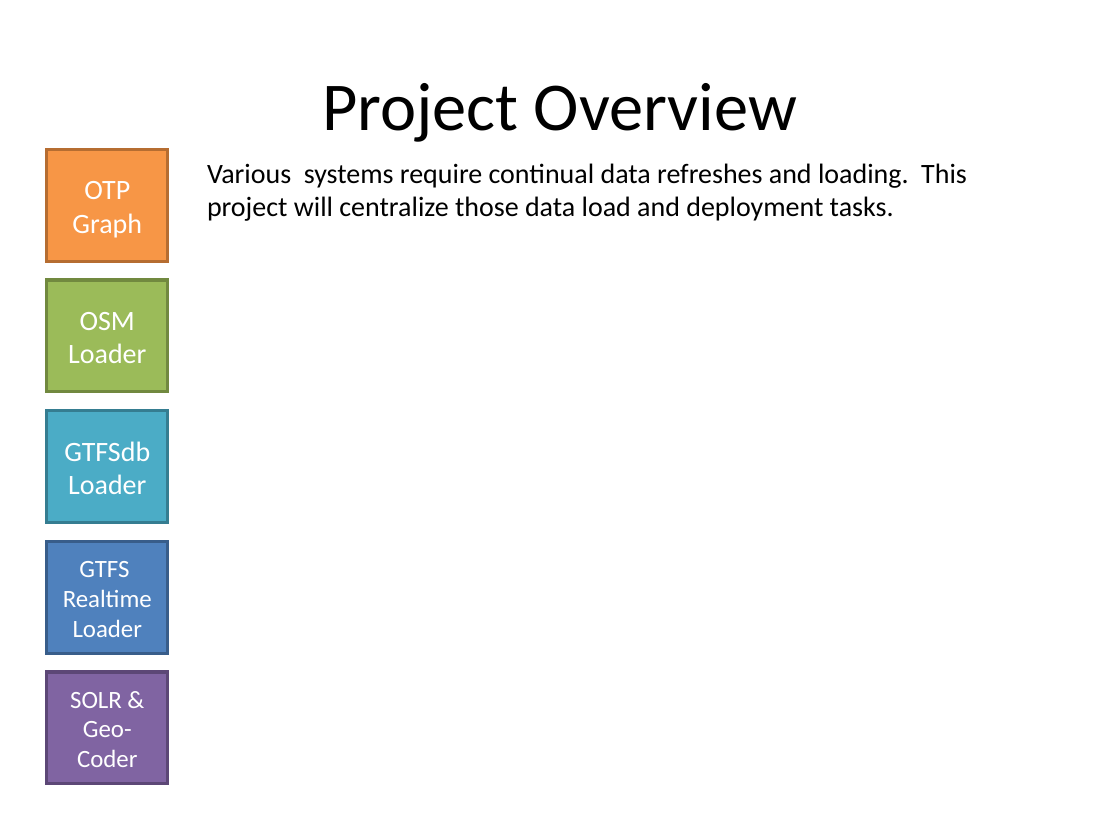
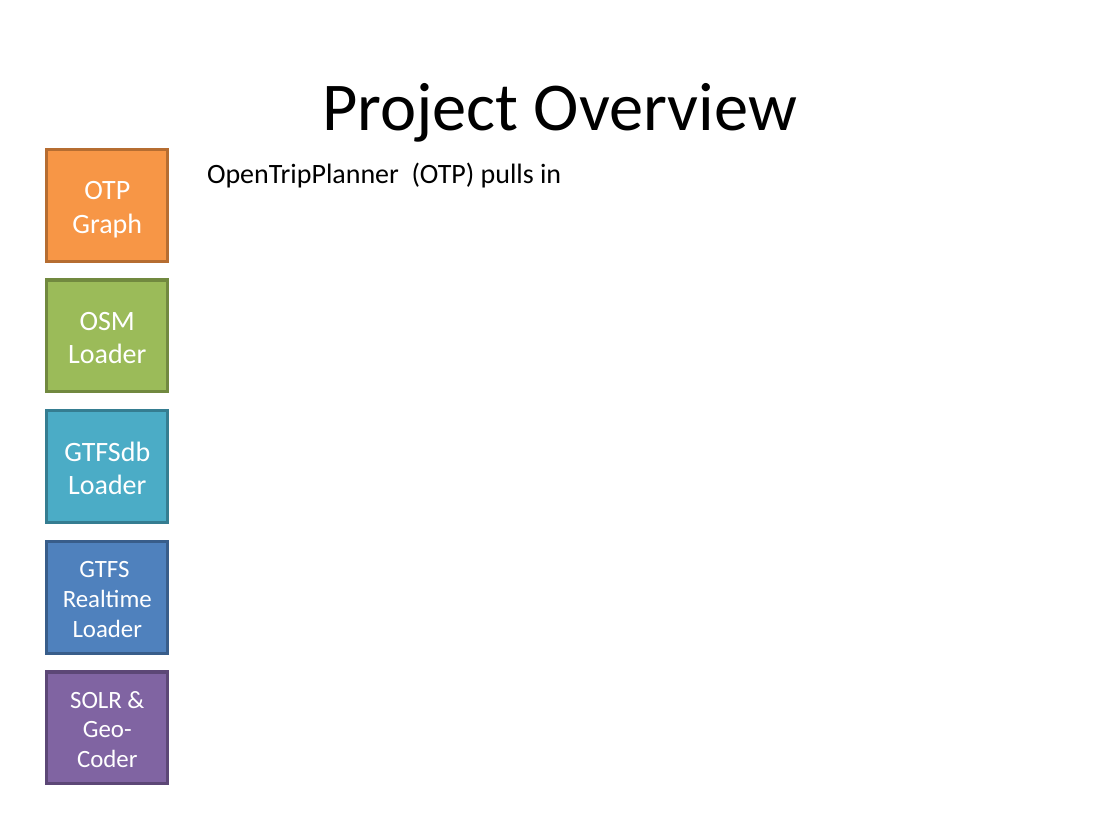
Before and after one commit to OpenTransitTools/loader, a slide deck: slide 3 of docs/OTT Loader.ppt. Drawn at 1120x840 pixels with LibreOffice and Linux fonts; fonts in the diff are those of the drawing. Boxes give left, top, right and bottom in pixels: in the first picture for what was removed or moved away, otherwise in the second. Text is boxed around its words. In the diff, an @@ line names an element or a change of style, - is before the commit and + after.

```diff
--- a/docs/OTT Loader.ppt
+++ b/docs/OTT Loader.ppt
@@ text at box(207, 162, 561, 188): text changed @@
-Various systems require continual data refreshes and loading. This project will centralize those data load and deployment tasks.
+OpenTripPlanner (OTP) pulls in
```
Also in this commit, not shown: 1 slide added.
